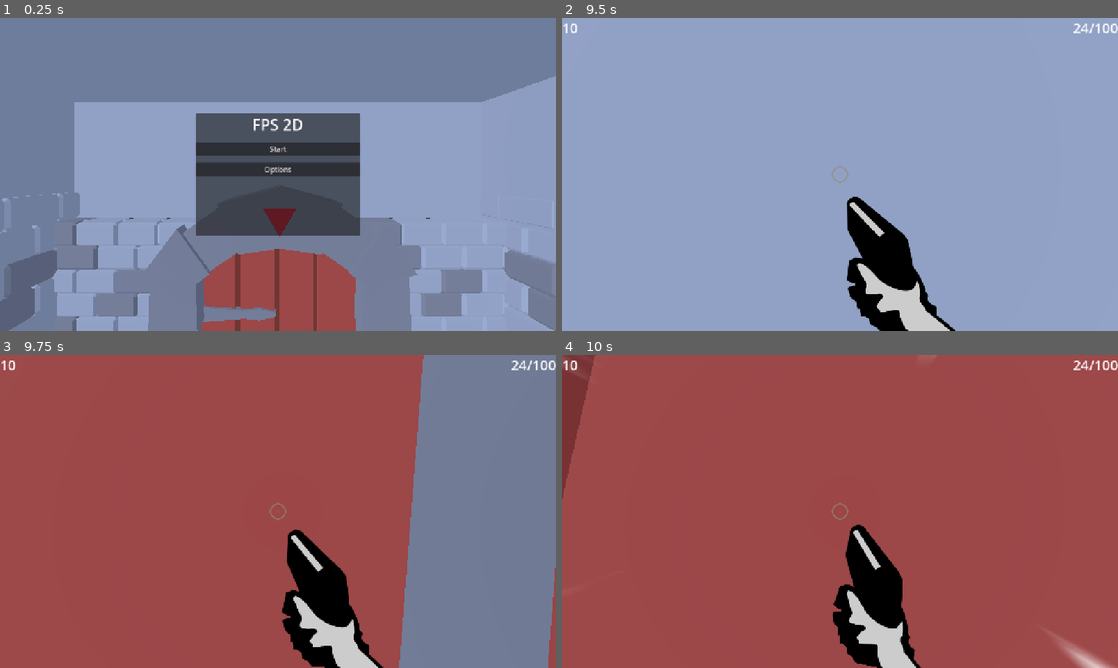
Above: before the commit, frames 1-4 (two rows, left to right).
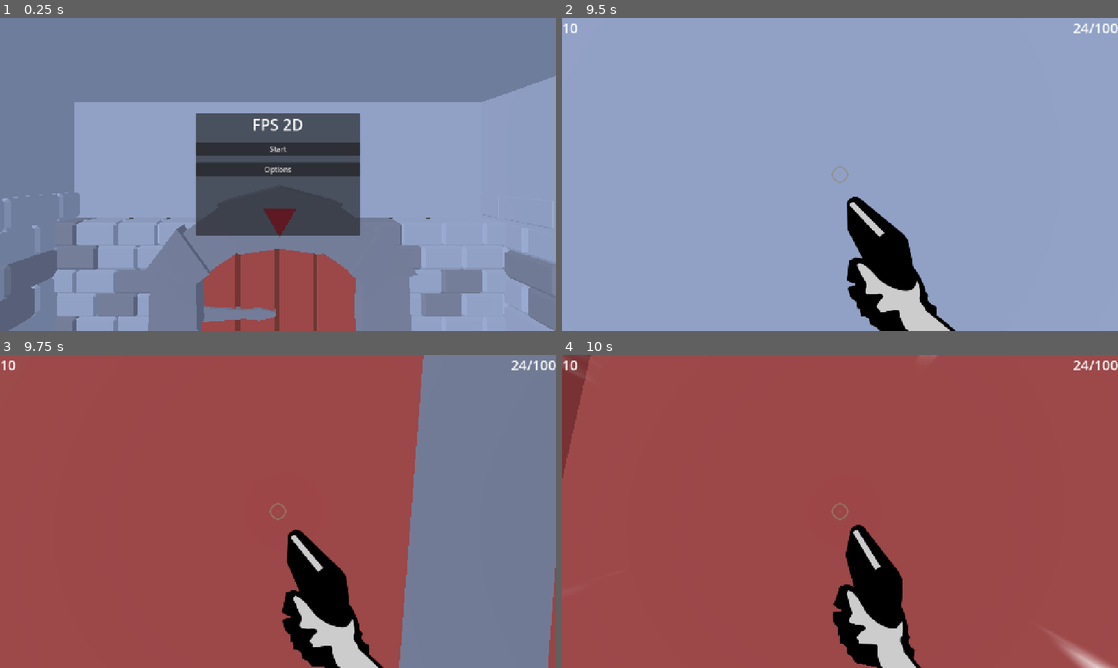
Above: after the commit, the same moments.

Repository: kickflip-games/kill_bit
Game: Godot game, scene res://levels/Autogenerated_level.tscn
Two runs of this game, one before a commit and one after it. Both use one fixed random seed, a clock stepped at 60 frames per second and the inputs below. Sound files missing from this copy of the repository are replaced by a short silence.
Inputs (mouse positions are in pixels of both pictures, inside the frame that each line leads up to):
- Up to frame 1 (0.25 s): no input
- Up to frame 2 (9.5 s): click "Start" at 0.5 s; tap Enter at 1.25, 4.25, 8.75 s; move the mouse to (867, 174) at 1.27 s; hold W (debug_fly_move_forward) 1.28-6.53 s; click (867, 174) at 1.35 s; move the mouse to (812, 174) at 2.02 s; tap N every 1.5 s from 2.1 to 8.1 s; tap Space at 2.75, 5.75 s; move the mouse to (851, 168) at 2.77 s; click (851, 168) at 2.85 s; move the mouse to (834, 180) at 3.52 s; move the mouse to (878, 177) at 4.27 s; click (878, 177) at 4.35 s; move the mouse to (795, 171) at 5.02 s; move the mouse to (845, 174) at 5.77 s; click (845, 174) at 5.85 s; move the mouse to (817, 168) at 6.52 s; hold D (debug_fly_move_right) 6.53-7.28 s; move the mouse to (867, 174) at 7.27 s; hold W (debug_fly_move_forward) from 7.28 s (still down); click (867, 174) at 7.35 s; move the mouse to (812, 174) at 8.02 s; move the mouse to (851, 168) at 8.77 s; click (851, 168) at 8.85 s
- Up to frame 3 (9.75 s): move the mouse to (272, 517) at 9.52 s; release W (debug_fly_move_forward) at 9.53 s; hold A (debug_fly_move_left) from 9.53 s (still down); tap N at 9.6 s
- Up to frame 4 (10 s): keep holding A (debug_fly_move_left)

Frames 1-3 are identical in both runs. In frame 4, 0.4% of the frame differs, in the area x 0-6%, y 0-46%.

Commit message:
replace manual avoidance with NavigationAgent3D built-in RVO
- enable avoidance_enabled + radius=0.5 on base enemy nav agent
- delete _update_nearby_enemies, _calculate_avoidance_adjustment, nearby_enemies array
- remove avoid_radius/avoid_strength exports

Diff:
--- a/scenes/enemies/enemy.tscn
+++ b/scenes/enemies/enemy.tscn
@@ -157,6 +157,8 @@
 libraries/ = SubResource("AnimationLibrary_base")
 
 [node name="NavigationAgent3D" type="NavigationAgent3D" parent="." unique_id=1282109510]
+avoidance_enabled = true
+radius = 0.5
 
 [node name="Hurtbox" type="Area3D" parent="." unique_id=1120863173]
 collision_layer = 8
--- a/scenes/enemies/enemy_base.gd
+++ b/scenes/enemies/enemy_base.gd
@@ -28,8 +28,6 @@
 
 @export_group("Movement")
 @export var movement_type: MovementType = MovementType.DIRECT
-@export var avoid_radius: float = 2.0  ## Distance to avoid other enemies
-@export var avoid_strength: float = 0.5  ## How much to weight avoidance
 
 @export_group("Flank Movement (Melee/Zombie)")
 @export var flank_radius: float = 3.0  ## Distance offset from player
@@ -62,15 +60,12 @@
 var _camera: Camera3D = null
 
 # Movement state
-var nearby_enemies: Array[BaseEnemy] = []
 var flank_offset: Vector3 = Vector3.ZERO
 var flank_timer: float = 0.0
 var strafe_angle: float = 0.0
 var strafe_direction: float = 1.0
 var strafe_speed: float = 2.0
 var _gravity: float = 9.8
-var _avoid_update_timer: float = 0.0
-const AVOID_UPDATE_INTERVAL: float = 0.15
 
 func _ready() -> void:
 	add_to_group(ENEMIES_GROUP)
@@ -140,9 +135,6 @@
 
 	if not is_stunned and player != null and movement_type != MovementType.STATIONARY:
 		var target_pos = _calculate_target_position(delta)
-
-		_update_nearby_enemies(delta)
-		target_pos += _calculate_avoidance_adjustment()
 
 		if nav_agent.target_position.distance_to(target_pos) > 1.0:
 			nav_agent.target_position = target_pos
@@ -246,32 +238,6 @@
 	var angle = randf() * TAU
 	flank_offset = Vector3(cos(angle), 0, sin(angle)) * flank_radius
 
-func _update_nearby_enemies(delta: float) -> void:
-	_avoid_update_timer += delta
-	if _avoid_update_timer < AVOID_UPDATE_INTERVAL:
-		return
-	_avoid_update_timer = 0.0
-
-	nearby_enemies.clear()
-	var avoid_radius_sq = avoid_radius * avoid_radius
-	for enemy in get_tree().get_nodes_in_group(ENEMIES_GROUP):
-		if enemy != self and enemy is BaseEnemy:
-			if global_position.distance_squared_to(enemy.global_position) < avoid_radius_sq:
-				nearby_enemies.append(enemy)
-
-func _calculate_avoidance_adjustment() -> Vector3:
-	if nearby_enemies.is_empty():
-		return Vector3.ZERO
-
-	var adjustment = Vector3.ZERO
-	for enemy in nearby_enemies:
-		if not is_instance_valid(enemy):
-			continue
-		adjustment += global_position.direction_to(enemy.global_position) * -1
-
-	adjustment = (adjustment / nearby_enemies.size()) * avoid_strength
-	adjustment.y = 0
-	return adjustment
 
 func take_damage(amount):
 	if is_dead: return
